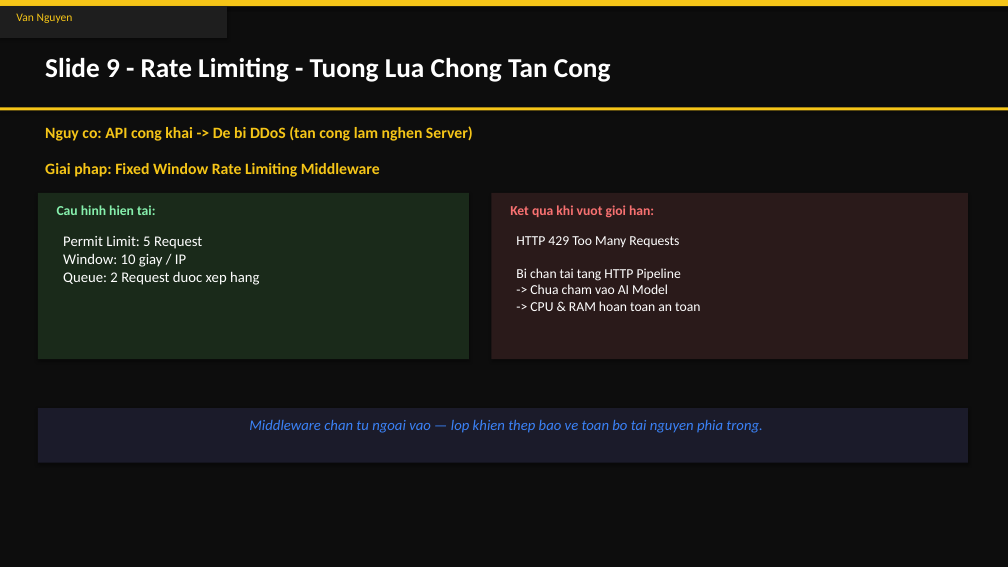
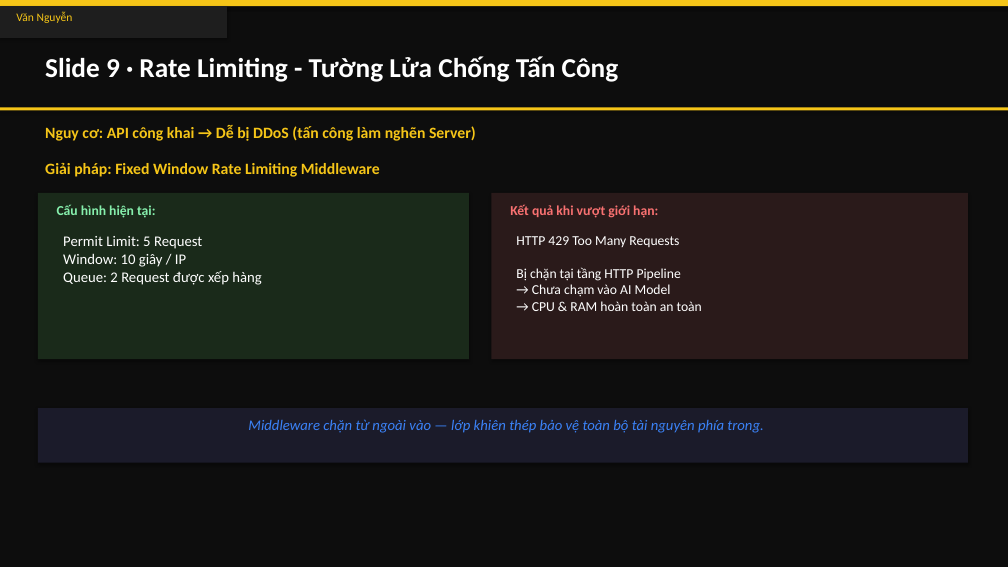
Before and after one commit to ThanhTrunggDEV/Group3, a slide deck: slide 10 of X-AURUM_Presentation.pptx. Drawn at 1008x567 pixels with LibreOffice and Linux fonts; fonts in the diff are those of the drawing. Boxes give left, top, right and bottom in pixels: in the first picture for what was removed or moved away, otherwise in the second. Text is boxed around its words. In the diff, an @@ line names an element or a change of style, - is before the commit and + after.

```diff
--- a/X-AURUM_Presentation.pptx
+++ b/X-AURUM_Presentation.pptx
@@ text at box(16, 11, 73, 23): text changed @@
-Van Nguyen
+Văn Nguyễn
@@ text at box(45, 56, 619, 82): text changed @@
-Slide 9 - Rate Limiting - Tuong Lua Chong Tan Cong
+Slide 9 · Rate Limiting - Tường Lửa Chống Tấn Công
@@ text at box(45, 125, 476, 141): text changed @@
-Nguy co: API cong khai -> De bi DDoS (tan cong lam nghen Server)
+Nguy cơ: API công khai → Dễ bị DDoS (tấn công làm nghẽn Server)
@@ text at box(45, 163, 380, 177): text changed @@
-Giai phap: Fixed Window Rate Limiting Middleware
+Giải pháp: Fixed Window Rate Limiting Middleware
@@ text at box(57, 204, 155, 218): text changed @@
-Cau hinh hien tai:
+Cấu hình hiện tại:
@@ text at box(510, 204, 658, 218): text changed @@
-Ket qua khi vuot gioi han:
+Kết quả khi vượt giới hạn:
@@ text at box(63, 236, 261, 285): text changed @@
-Permit Limit: 5 Request
-Window: 10 giay / IP
-Queue: 2 Request duoc xep hang
+Permit Limit: 5 Request
+Window: 10 giây / IP
+Queue: 2 Request được xếp hàng
@@ text at box(516, 236, 702, 311): text changed @@
-HTTP 429 Too Many Requests
-Bi chan tai tang HTTP Pipeline
--> Chua cham vao AI Model
--> CPU & RAM hoan toan an toan
+HTTP 429 Too Many Requests
+Bị chặn tại tầng HTTP Pipeline
+→ Chưa chạm vào AI Model
+→ CPU & RAM hoàn toàn an toàn
@@ text at box(248, 419, 763, 433): text changed @@
-Middleware chan tu ngoai vao — lop khien thep bao ve toan bo tai nguyen phia trong.
+Middleware chặn từ ngoài vào — lớp khiên thép bảo vệ toàn bộ tài nguyên phía trong.
```
Also in this commit, not shown: 13 other slides changed, 1 other file.
